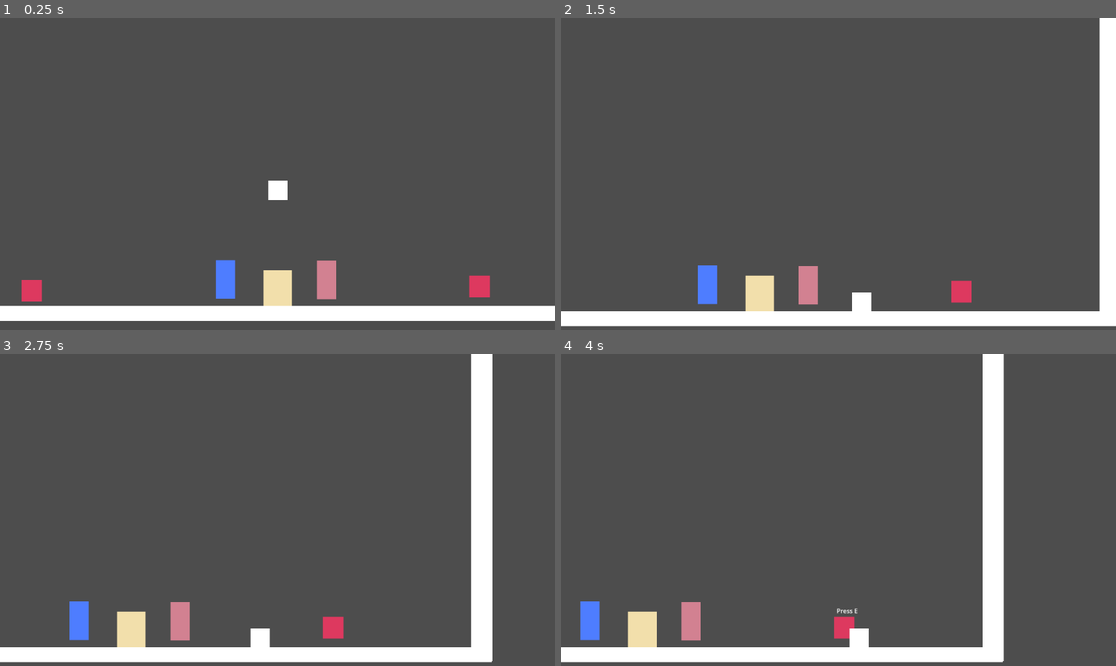
Above: before the commit, frames 1-4 (two rows, left to right).
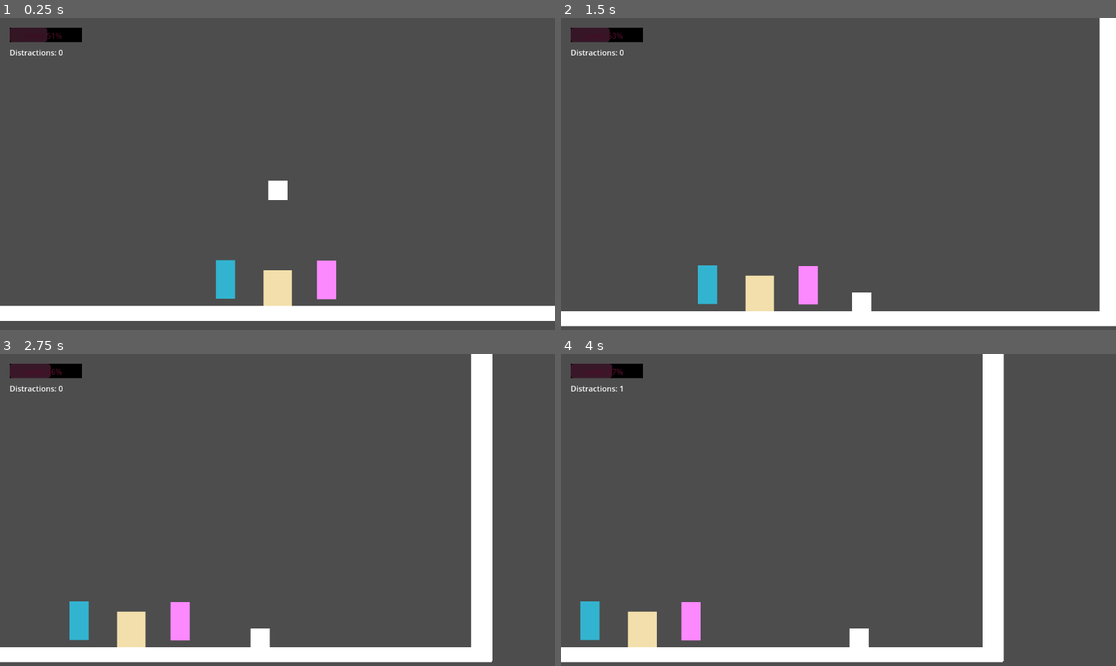
Above: after the commit, the same moments.

Repository: LouisZCode/love_dog_brackeysJam_2025
Game: Godot game, scene res://scenes/game.tscn
The game is run twice, just before and just after one commit, with the same random seed, the same clock (stepped at 60 frames per second) and the same inputs.
Inputs:
- Up to frame 1 (0.25 s): no input
- Up to frame 2 (1.5 s): hold Right (ui_right) from 0.53 s (still down); tap E (interact) at 0.6 s; tap Space (run) at 1.35 s
- Up to frame 3 (2.75 s): release Right (ui_right) at 2.03 s; hold Left (ui_left) from 2.03 s (still down); tap E (interact) at 2.1 s
- Up to frame 4 (4 s): release Left (ui_left) at 2.78 s; hold Right (ui_right) from 2.78 s (still down); tap Space (run) at 2.85 s; tap E (interact) at 3.6 s

The runs differ from the first frame. In frame 1, 2.1% of the frame differs, in the area x 1-89%, y 3-91%; in frame 2, 1.8%; in frame 3, 1.8%; in frame 4, 1.8%.

Commit message:
Add base UI

Diff:
--- a/scenes/game.tscn
+++ b/scenes/game.tscn
@@ -1,10 +1,14 @@
-[gd_scene load_steps=11 format=3 uid="uid://bxgd8ckgfbbq8"]
+[gd_scene load_steps=13 format=3 uid="uid://bxgd8ckgfbbq8"]
 
+[ext_resource type="Script" path="res://script/GameUI.gd" id="1_fp8jv"]
 [ext_resource type="PackedScene" uid="uid://byktwux5rrnxo" path="res://scenes/player.tscn" id="1_uhufi"]
 [ext_resource type="Script" path="res://script/problem_manager.gd" id="2_qbmpg"]
 [ext_resource type="Script" path="res://script/DateManager.gd" id="3_deeda"]
 [ext_resource type="PackedScene" uid="uid://c5uda31jw6q3l" path="res://scenes/date.tscn" id="3_ea4ev"]
 [ext_resource type="PackedScene" uid="uid://cfbf3xry8lspc" path="res://scenes/owner.tscn" id="4_tkdp3"]
+
+[sub_resource type="StyleBoxFlat" id="StyleBoxFlat_ks20p"]
+bg_color = Color(0, 0, 0, 1)
 
 [sub_resource type="RectangleShape2D" id="RectangleShape2D_mp2s3"]
 size = Vector2(1866, 35)
@@ -22,6 +26,36 @@
 size = Vector2(73, 92)
 
 [node name="Game" type="Node2D"]
+
+[node name="CanvasLayer" type="CanvasLayer" parent="."]
+script = ExtResource("1_fp8jv")
+
+[node name="LoveBar" type="ProgressBar" parent="CanvasLayer"]
+offset_left = 20.0
+offset_top = 20.0
+offset_right = 170.0
+offset_bottom = 50.0
+theme_override_styles/background = SubResource("StyleBoxFlat_ks20p")
+value = 50.0
+show_percentage = false
+
+[node name="LoveLabel" type="RichTextLabel" parent="CanvasLayer/LoveBar"]
+layout_mode = 0
+offset_left = 20.0
+offset_top = 5.0
+offset_right = 121.0
+offset_bottom = 45.0
+bbcode_enabled = true
+text = "[center]Love: 50%[/center]"
+fit_content = true
+
+[node name="DistractionLabel" type="RichTextLabel" parent="CanvasLayer"]
+offset_left = 20.0
+offset_top = 60.0
+offset_right = 220.0
+offset_bottom = 90.0
+bbcode_enabled = true
+text = "Distractions: 0"
 
 [node name="Player" parent="." instance=ExtResource("1_uhufi")]
 position = Vector2(0, -305)
@@ -100,7 +134,12 @@
 position = Vector2(525, -49)
 
 [node name="date" parent="." instance=ExtResource("3_ea4ev")]
+modulate = Color(0.990952, 0.535871, 1, 1)
 position = Vector2(126, -14)
 
 [node name="owner" parent="." instance=ExtResource("4_tkdp3")]
+modulate = Color(0.195257, 0.704389, 0.813555, 1)
 position = Vector2(-136, -16)
+
+[connection signal="love_level_changed" from="DateManager" to="date" method="_on_date_manager_love_level_changed"]
+[connection signal="love_level_changed" from="DateManager" to="owner" method="_on_date_manager_love_level_changed"]
--- a/script/DateManager.gd
+++ b/script/DateManager.gd
@@ -2,47 +2,48 @@
 
 signal love_level_changed(new_value: float)
 signal distraction_level_changed(new_value: float)
+signal date_status_changed(is_going_well: bool)
 
-@export var love_decrease_rate := 5.0  # How fast love decreases with distractions
-@export var love_increase_rate := 2.0  # How fast love increases normally
+@export var love_decrease_rate := 5.0
+@export var love_increase_rate := 2.0
 @export var max_love := 100.0
 @export var initial_love := 50.0
+@export var good_date_threshold := 75.0
 
 var current_love := initial_love
 var active_distractions := 0
-var total_time := 0.0
 
 func _ready():
 	current_love = initial_love
 	emit_signal("love_level_changed", current_love)
 
 func _process(delta):
-	total_time += delta
-
-	# Update love based on distractions
 	if active_distractions > 0:
 		decrease_love(delta)
 	else:
 		increase_love(delta)
 
+	# Emit date status
+	emit_signal("date_status_changed", current_love >= good_date_threshold)
+
 func increase_love(delta: float) -> void:
+	var previous_love = current_love
 	current_love = min(current_love + love_increase_rate * delta, max_love)
-	emit_signal("love_level_changed", current_love)
+	if current_love != previous_love:
+		emit_signal("love_level_changed", current_love)
 
 func decrease_love(delta: float) -> void:
+	var previous_love = current_love
 	current_love = max(current_love - love_decrease_rate * delta, 0.0)
-	emit_signal("love_level_changed", current_love)
+	if current_love != previous_love:
+		emit_signal("love_level_changed", current_love)
 
 func add_distraction() -> void:
 	active_distractions += 1
 	emit_signal("distraction_level_changed", active_distractions)
+	print("New distraction added. Total: ", active_distractions)
 
 func remove_distraction() -> void:
 	active_distractions = max(0, active_distractions - 1)
 	emit_signal("distraction_level_changed", active_distractions)
-
-func get_love_level() -> float:
-	return current_love
-
-func get_date_success() -> bool:
-	return current_love >= 75.0  # Date is successful if love is above 75%
+	print("Distraction removed. Remaining: ", active_distractions)
--- /dev/null
+++ b/script/GameUI.gd
@@ -0,0 +1,30 @@
+extends CanvasLayer
+
+@onready var love_bar = $LoveBar
+@onready var love_label = $LoveBar/LoveLabel
+@onready var distraction_label = $DistractionLabel
+
+# Pink color for max love
+var love_color_max = Color("#FF69B4")  # Hot pink
+var love_color_min = Color("#000000")  # Black
+
+func _ready():
+	var date_manager = get_node("/root/Game/DateManager")
+	if date_manager:
+		date_manager.love_level_changed.connect(_on_love_changed)
+		date_manager.distraction_level_changed.connect(_on_distraction_changed)
+
+func _on_love_changed(new_value: float):
+	love_bar.value = new_value
+
+	# Update progress bar color
+	var gradient_color = love_color_min.lerp(love_color_max, new_value / 100.0)
+	love_bar.modulate = gradient_color
+
+	# Update label with matching color
+	var label_color = love_color_min.lerp(love_color_max, new_value / 100.0)
+	var color_code = label_color.to_html(false)
+	love_label.text = "[center][color=#" + color_code + "]Love: " + str(ceil(new_value)) + "%[/color][/center]"
+
+func _on_distraction_changed(count: int):
+	distraction_label.text = "Distractions: " + str(count)
--- a/script/character.gd
+++ b/script/character.gd
@@ -1,40 +1,46 @@
 extends Node2D
 
-enum CharacterState { SITTING, TALKING, REACTING }
+enum CharacterState { SITTING, TALKING, DISTRACTED }
 var current_state: CharacterState = CharacterState.SITTING
 
 @export var character_name: String = "Character"
 @export var is_date: bool = false  # false for owner, true for date
-
-# Mood ranges from 0 (unhappy) to 100 (very happy)
-var current_mood: float = 50.0
+@onready var sprite = $ColorRect  # or your Sprite2D
 
 func _ready():
-	# Initialize character in sitting position
+	# Get DateManager and connect signals
+	var date_manager = get_node("/root/Game/DateManager")
+	if date_manager:
+		date_manager.distraction_level_changed.connect(_on_distraction_level_changed)
+		date_manager.love_level_changed.connect(_on_love_level_changed)
+
 	current_state = CharacterState.SITTING
 
-func update_mood(change: float):
-	current_mood = clamp(current_mood + change, 0.0, 100.0)
+func _on_distraction_level_changed(distraction_count: int):
+	if distraction_count > 0:
+		react_to_distraction()
+	else:
+		return_to_normal()
 
-	if current_mood <= 20.0:
-		# Character is very unhappy
-		react_to_mood("unhappy")
-	elif current_mood >= 80.0:
-		# Character is very happy
-		react_to_mood("happy")
+func _on_love_level_changed(new_love: float):
+	# Could change character's expression based on how well the date is going
+	if new_love > 75:
+		sprite.color = Color(0.2, 1, 0.2)  # Happy green
+	elif new_love < 25:
+		sprite.color = Color(1, 0.2, 0.2)  # Unhappy red
+	else:
+		sprite.color = Color(1, 1, 1)  # Neutral white
 
-func react_to_mood(mood_type: String):
-	current_state = CharacterState.REACTING
-	# Here we'll add animations later
-	print(character_name, " is ", mood_type)
+func react_to_distraction():
+	current_state = CharacterState.DISTRACTED
+	# For now, just change color to show distraction
+	if is_date:
+		sprite.color = Color(1, 0.5, 0.5)  # Light red for date
+	else:
+		sprite.color = Color(0.5, 0.5, 1)  # Light blue for owner
+	print(character_name + " is distracted!")
 
-# Called when problems occur nearby
-func react_to_noise(noise_level: float):
-	if noise_level > 70.0:
-		update_mood(-1.0)  # High noise decreases mood
-		print(character_name, " noticed loud noise!")
-
-# Called when the other character is talking
-func listen_to_conversation():
-	current_state = CharacterState.TALKING
-	update_mood(0.5)  # Small positive mood boost from good conversation
+func return_to_normal():
+	current_state = CharacterState.SITTING
+	sprite.color = Color(1, 1, 1)  # Return to normal color
+	print(character_name + " returned to normal")
--- a/script/problem_manager.gd
+++ b/script/problem_manager.gd
@@ -1,16 +1,32 @@
 extends Node
 
+signal problem_spawned(problem: Node)
+signal problem_solved(problem: Node)
 
-var problem_scene = preload("res://scenes/problem.tscn")  # Adjust path as needed
+@export var spawn_interval_min := 3.0
+@export var spawn_interval_max := 8.0
+@export var max_simultaneous_problems := 3
+
+var problem_scene = preload("res://scenes/problem.tscn")  # Adjust path
 @onready var spawn_points = $"../Rooms/DiningRoom/ProblemSpawnPoints".get_children()
+@onready var date_manager = $"../DateManager"
+
+var active_problems := []
 
 func _ready():
-	# Spawn initial problems
-	spawn_problem()
-	spawn_problem()
+	start_spawn_timer()
+
+func start_spawn_timer():
+	var timer = get_tree().create_timer(randf_range(spawn_interval_min, spawn_interval_max))
+	timer.timeout.connect(try_spawn_problem)
+
+func try_spawn_problem():
+	if active_problems.size() < max_simultaneous_problems:
+		spawn_problem()
+	start_spawn_timer()
 
 func spawn_problem():
-	# Get a random available spawn point
+	# Get available spawn points (those without problems)
 	var available_points = spawn_points.filter(func(point):
 		return point.get_child_count() == 0
 	)
@@ -20,6 +36,19 @@
 
 	var spawn_point = available_points[randi() % available_points.size()]
 
-	# Create and add the problem
 	var problem = problem_scene.instantiate()
 	spawn_point.add_child(problem)
+	active_problems.append(problem)
+
+	# Connect to problem's signals
+	problem.tree_exited.connect(
+		func(): on_problem_solved(problem)
+	)
+
+	emit_signal("problem_spawned", problem)
+	print("Problem spawned at: ", spawn_point.name)
+
+func on_problem_solved(problem: Node):
+	active_problems.erase(problem)
+	emit_signal("problem_solved", problem)
+	print("Problem solved! Remaining: ", active_problems.size())
